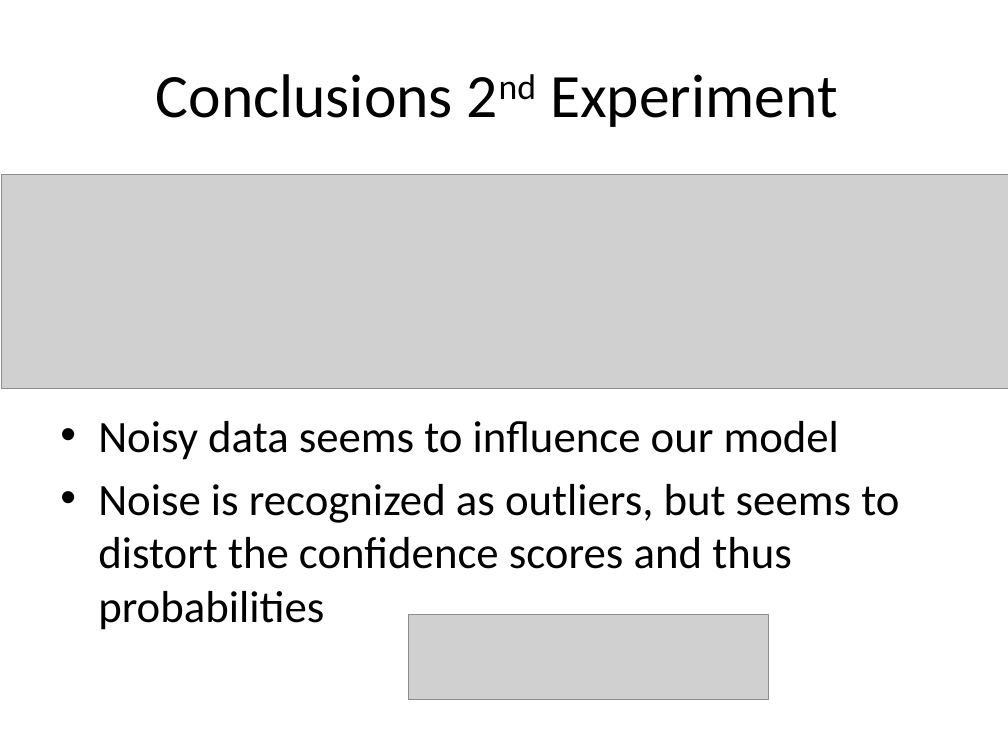
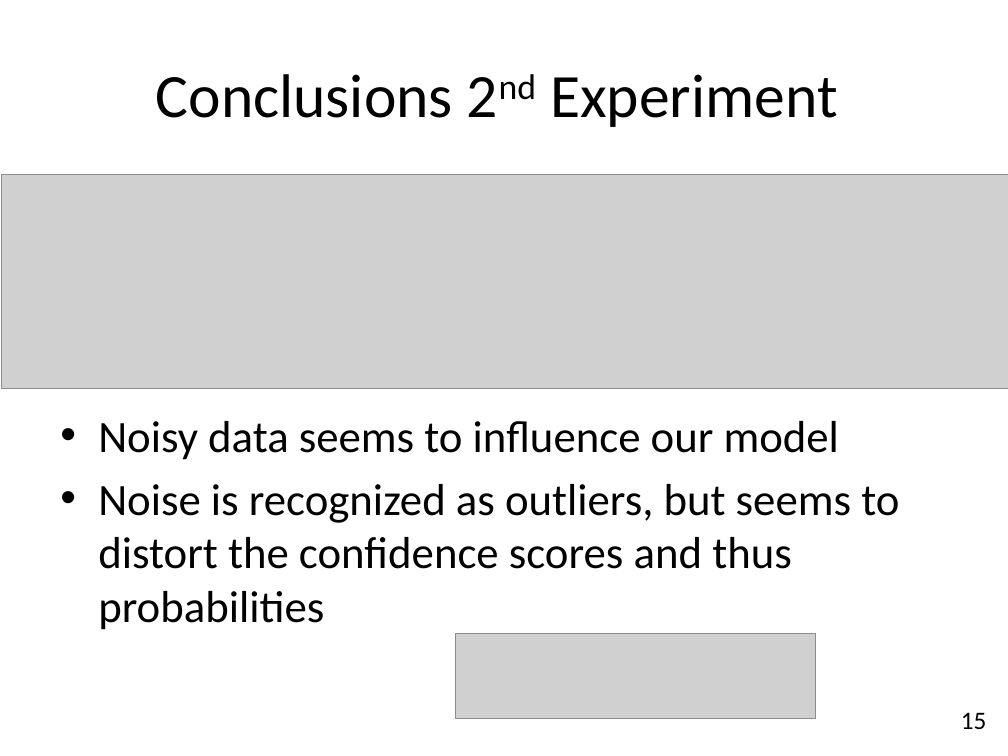
Before and after one commit to peterschrott/axa-driver-telematics, a slide deck: slide 16 of report/02-presentation/presentation.pptx (slide 13 before the commit). Drawn at 1008x756 pixels with LibreOffice and Linux fonts; fonts in the diff are those of the drawing; grey boxes stand for pictures. Boxes give left, top, right and bottom in pixels: in the first picture for what was removed or moved away, otherwise in the second. Text is boxed around its words. In the diff, an @@ line names an element or a change of style, - is before the commit and + after.

```diff
--- a/report/02-presentation/presentation.pptx
+++ b/report/02-presentation/presentation.pptx
@@ picture: place and size @@
-picture at box(408, 614, 768, 700)
+picture at box(456, 633, 815, 719)
@@ text added at box(961, 712, 987, 729), 18 pt, text #000000 @@
+15
```
Also in this commit, not shown: 15 other slides changed, 3 slides added, 2 other files.
